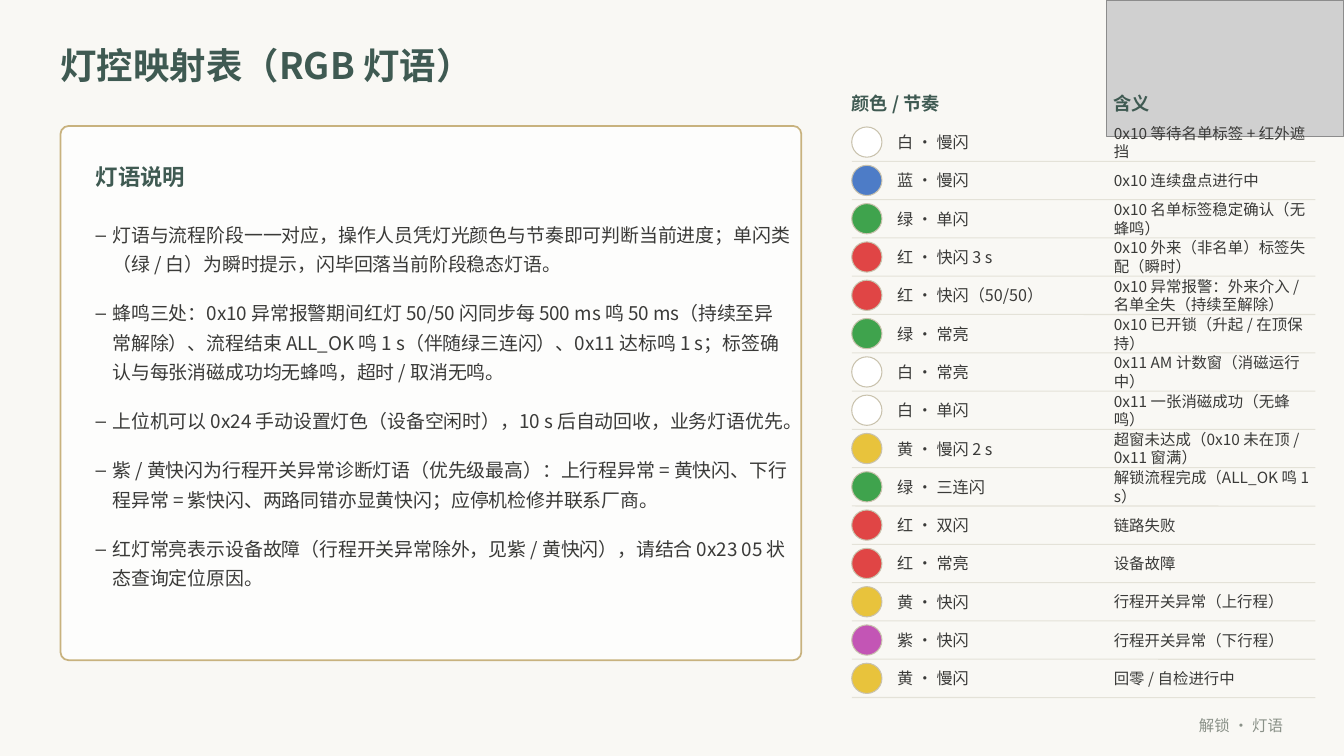
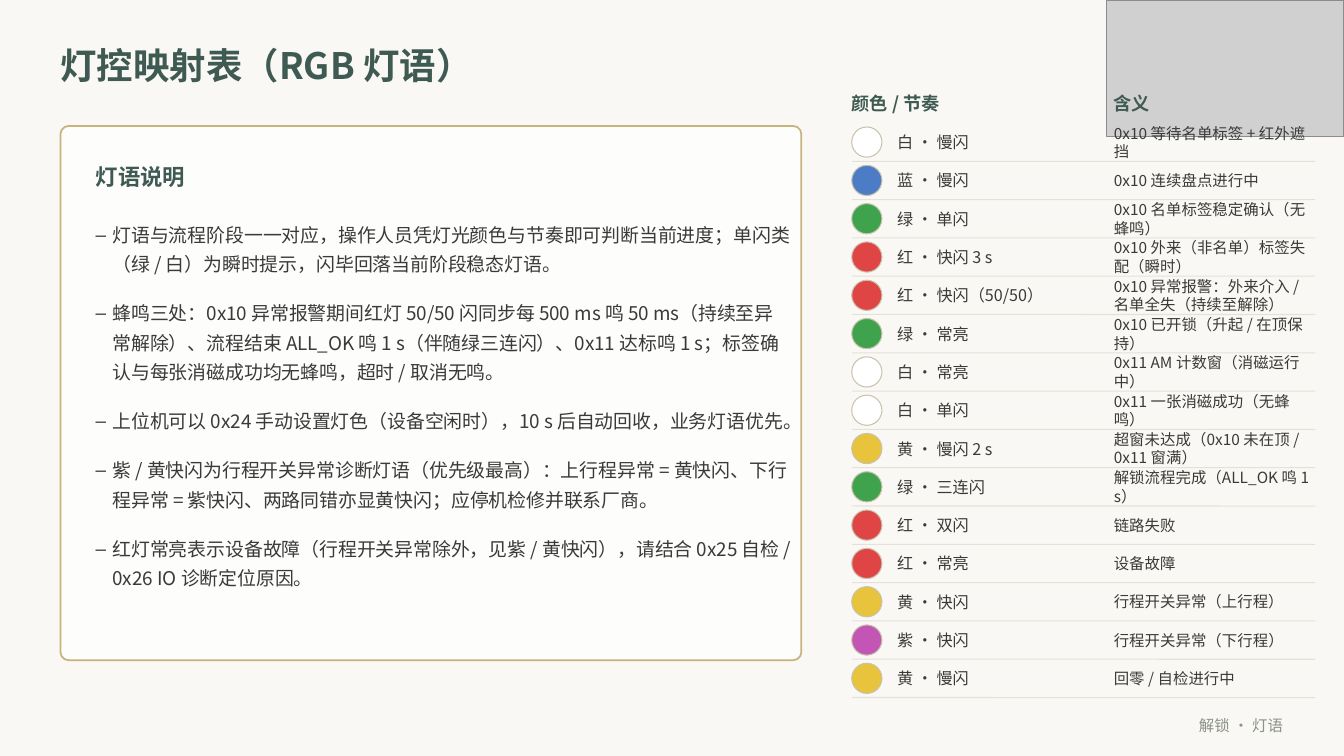
Before and after one commit to xrswnw/ZLR5401, a slide deck: slide 32 of Protocol/App_Protocol_V1.4.pptx. Drawn at 1344x756 pixels with LibreOffice and Linux fonts; fonts in the diff are those of the drawing; grey boxes stand for pictures. Boxes give left, top, right and bottom in pixels: in the first picture for what was removed or moved away, otherwise in the second. Text is boxed around its words. In the diff, an @@ line names an element or a change of style, - is before the commit and + after.

```diff
--- a/Protocol/App_Protocol_V1.4.pptx
+++ b/Protocol/App_Protocol_V1.4.pptx
@@ text at (x1=113, y1=540, x2=780, y2=587): text changed @@
-– 红灯常亮表示设备故障（行程开关异常除外，见紫 / 黄快闪），请结合 0x23 05 状态查询定位原因。
+– 红灯常亮表示设备故障（行程开关异常除外，见紫 / 黄快闪），请结合 0x25 自检 / 0x26 IO 诊断定位原因。
```
Also in this commit, not shown: 10 other slides changed, 1 slide added, 1 slide removed, 9 other files.
